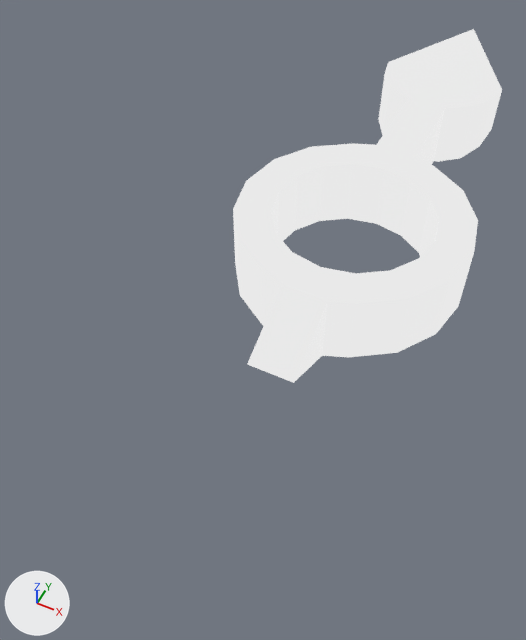
One commit to the glTF model scenes/cannon_1.glb: the scene before it, then after it.
Before and after are seen from a 50 mm camera at (2.24, -7.16, 6.21) aimed at (-0.78, -1.12, -1.34). The lights are fixed; the arrows at lower left show +X, +Y and +Z.

Names of what the first picture shows: 'Arrow'.
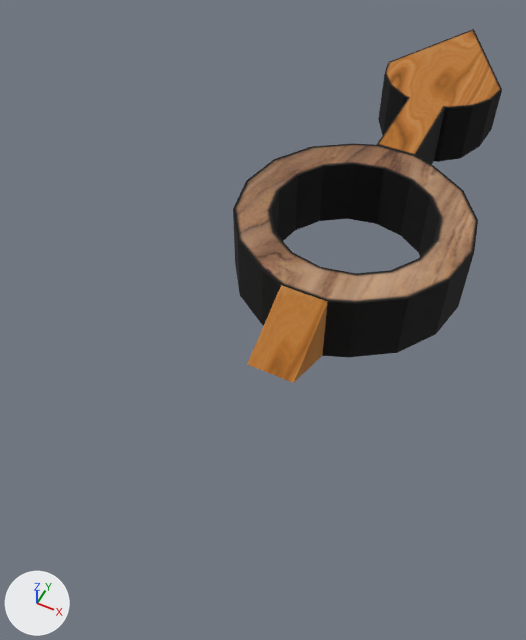
Location of each change, [x1, y1, x2, y2] in pixels of the pictures (526 x 640 px):
'Arrow', surface changed
    both: [233, 29, 502, 383]

What changed in the scene script:
```text
Change mat_cannonmat:
    where n0 = _N.new('ShaderNodeBsdfPrincipled'); n0.name = 'Principled BSDF'
    remove n0.inputs[28].default_value = 0.8  # 'Emission Strength'
    where n2 = _N.new('ShaderNodeMix'); n2.name = 'Mix'
    n2.inputs[7].default_value: (0.0, 0.0, 0.0, 1.0) -> (0.64, 0.64, 0.64, 1.0)  # 'B', black #000000 -> 'B', light grey #d1d1d1
```
